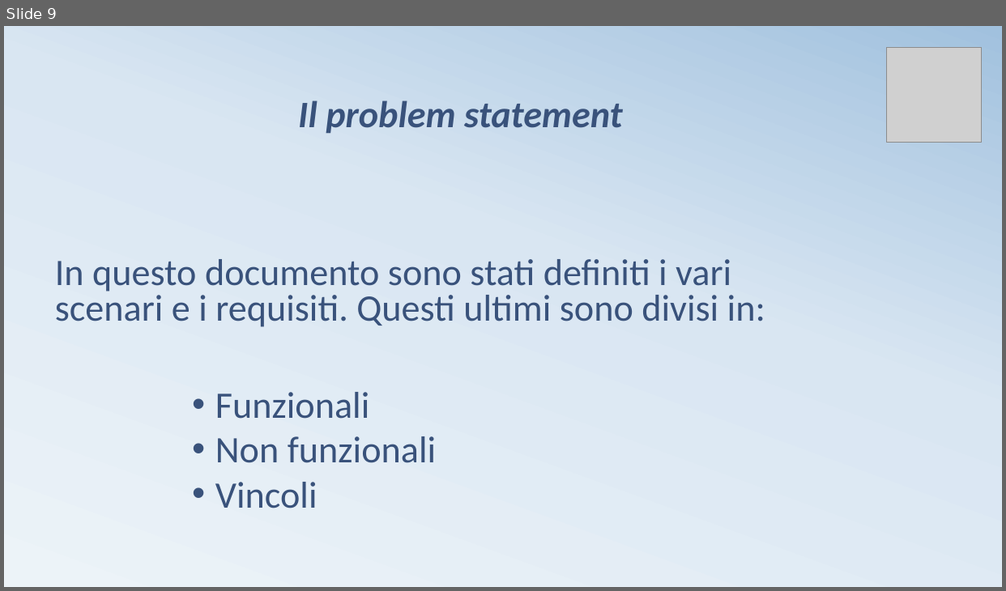
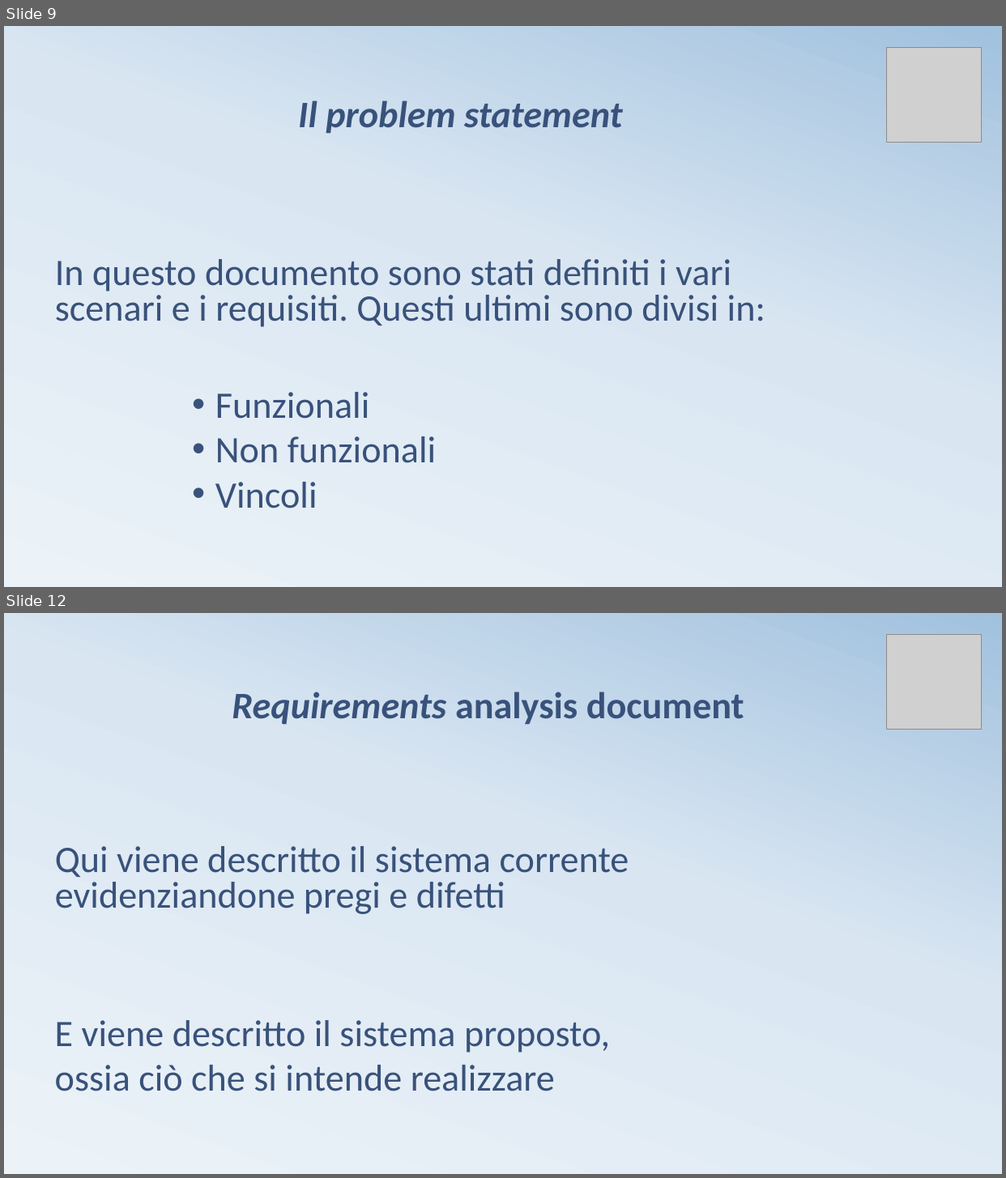
Before and after one commit to kekkox/Carcheck, a slide deck: Work product/Presentazione CarCheck.pptx. Shown one above the other, each under a label of ours: slide 9 before the commit, slides 9 and 12 after it; the slides between them are not shown. The pictures are 1006x591 and 1006x1178 pixels, drawn with LibreOffice and Linux fonts; fonts in the diff are those of the drawing; grey boxes stand for pictures. Boxes give left, top, right and bottom in pixels: in the first picture for what was removed or moved away, otherwise in the second. Text is boxed around its words. In the diff, an @@ line names an element or a change of style, - is before the commit and + after.

```diff
--- a/Work product/Presentazione CarCheck.pptx
+++ b/Work product/Presentazione CarCheck.pptx
@@ slide 12 added at (x1=4, y1=613, x2=1002, y2=1174), background gradient #ECF3F8 to #D9E6F2 to #A1C1DE @@
@@ picture added at (x1=886, y1=635, x2=981, y2=730) @@
@@ text added at (x1=232, y1=692, x2=744, y2=724), 36 pt, text #39527B, bold @@
+Requirements analysis document
@@ title added at (x1=55, y1=846, x2=629, y2=914), 36 pt, text #39527B @@
+Qui viene descritto il sistema corrente evidenziandone pregi e difetti
@@ text added at (x1=55, y1=1020, x2=610, y2=1092), 36 pt, text #39527B @@
+E viene descritto il sistema proposto, ossia ciò che si intende realizzare
```
Also in this commit, not shown: 3 slides changed, 23 other slides added, 13 slides removed.
